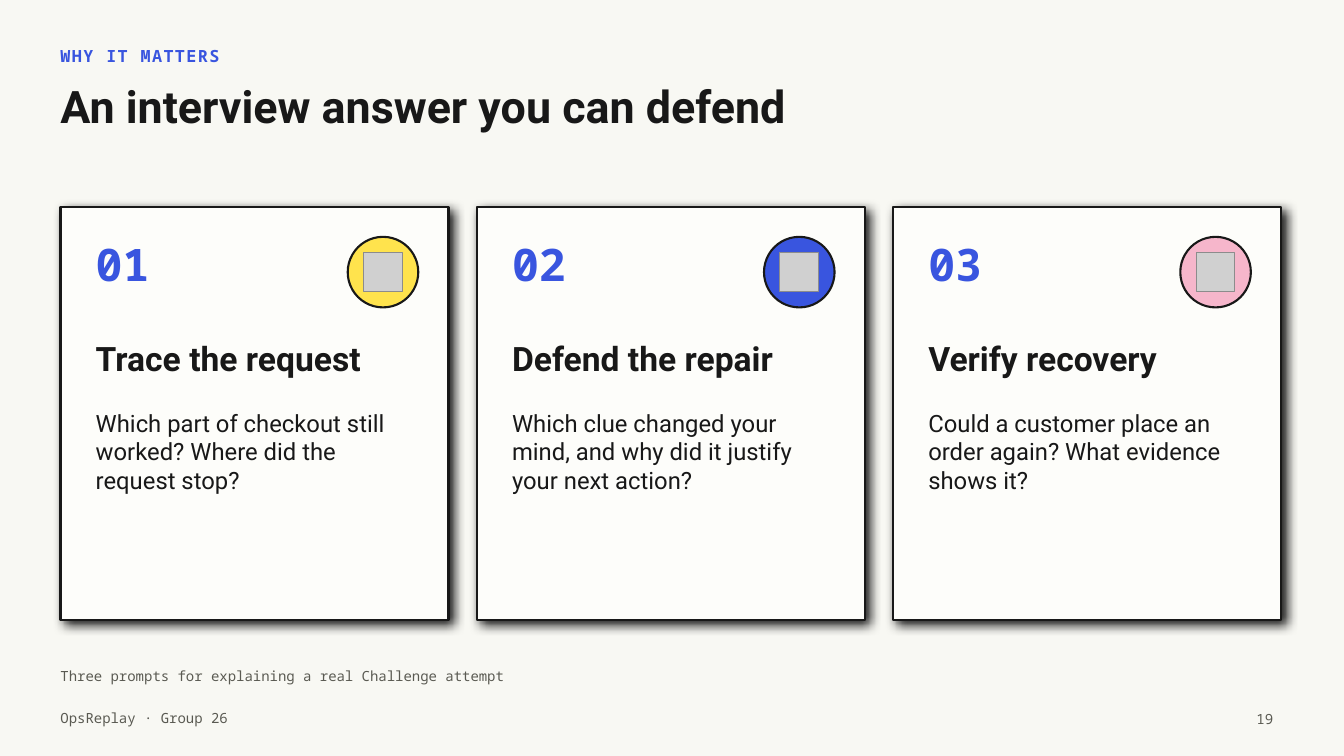
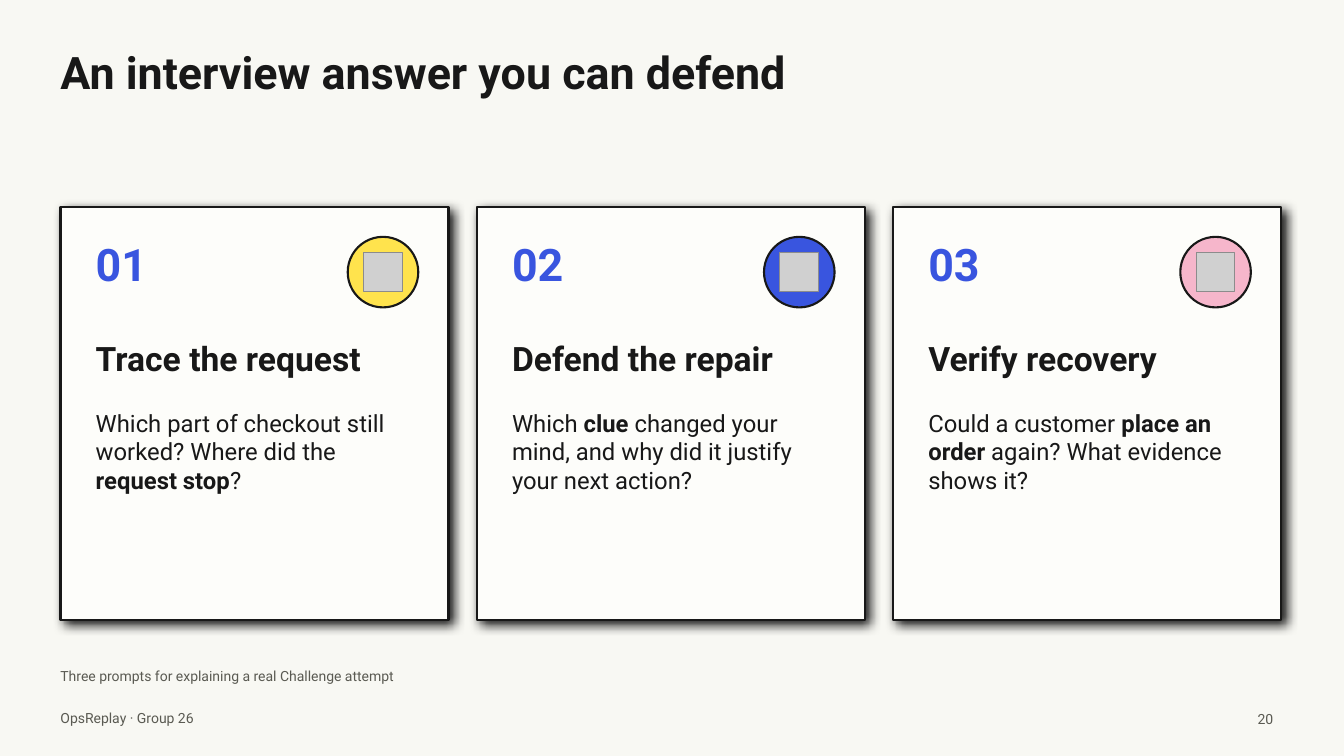
Before and after one commit to ehz0ah/OpsReplay, a slide deck: slide 20 of docs/reports/final/OpsReplay_Final_Presentation.pptx (slide 19 before the commit). Drawn at 1344x756 pixels with LibreOffice and Linux fonts; fonts in the diff are those of the drawing; grey boxes stand for pictures. Boxes give left, top, right and bottom in pixels: in the first picture for what was removed or moved away, otherwise in the second. Text is boxed around its words. In the diff, an @@ line names an element or a change of style, - is before the commit and + after.

```diff
--- a/docs/reports/final/OpsReplay_Final_Presentation.pptx
+++ b/docs/reports/final/OpsReplay_Final_Presentation.pptx
@@ title "An interview answer you can ..." moved from (x1=60, y1=89, x2=785, y2=133) to (x1=60, y1=55, x2=785, y2=99) @@
@@ text removed at (x1=60, y1=50, x2=220, y2=62) @@
-WHY IT MATTERS
@@ text "Which part of checkout still ..." at (x1=96, y1=414, x2=385, y2=494): bold on in "request stop?" @@
@@ text "Which clue changed your mind, ..." at (x1=512, y1=414, x2=792, y2=494): bold on in "clue" @@
@@ text "Could a customer place an ..." at (x1=928, y1=414, x2=1222, y2=490): bold on in "place an order" @@
@@ font Noto Sans Mono to Roboto in 5 elements at (x1=96, y1=248, x2=147, y2=282), (x1=512, y1=248, x2=563, y2=282), (x1=928, y1=248, x2=979, y2=282), (x1=60, y1=670, x2=394, y2=684), (x1=60, y1=712, x2=194, y2=726) @@
@@ page number at (x1=1258, y1=714, x2=1274, y2=724): text changed; font Noto Sans Mono to Roboto @@
-19
+20
```
Also in this commit, not shown: 25 other slides changed, 1 slide added, 2 other files.
